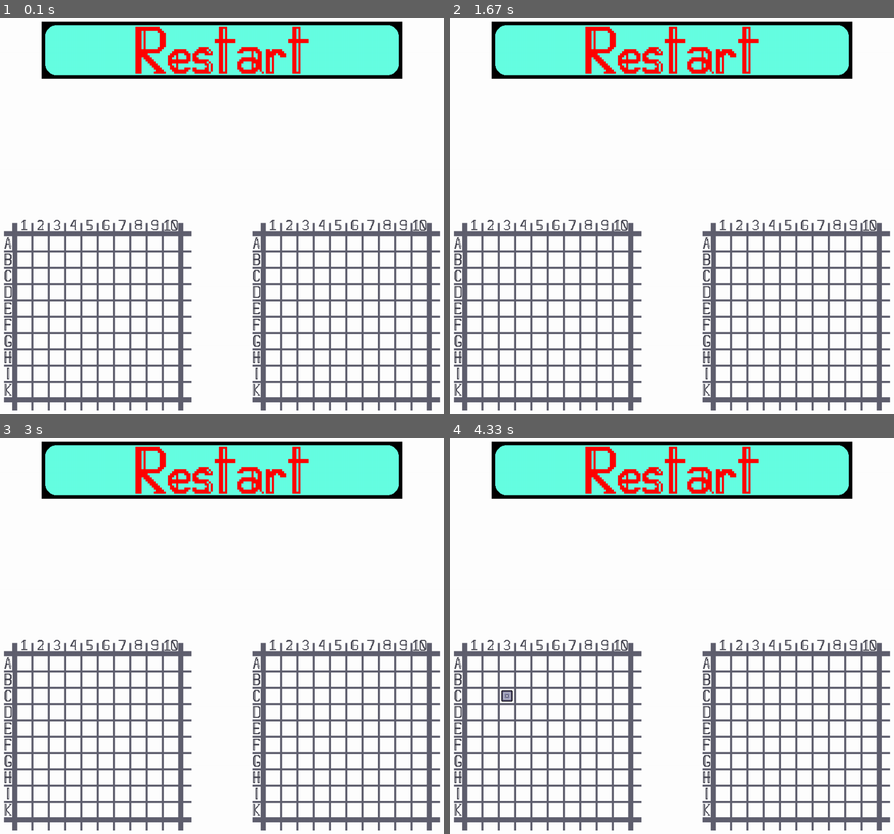
Above: before the commit, frames 1-4 (two rows, left to right).
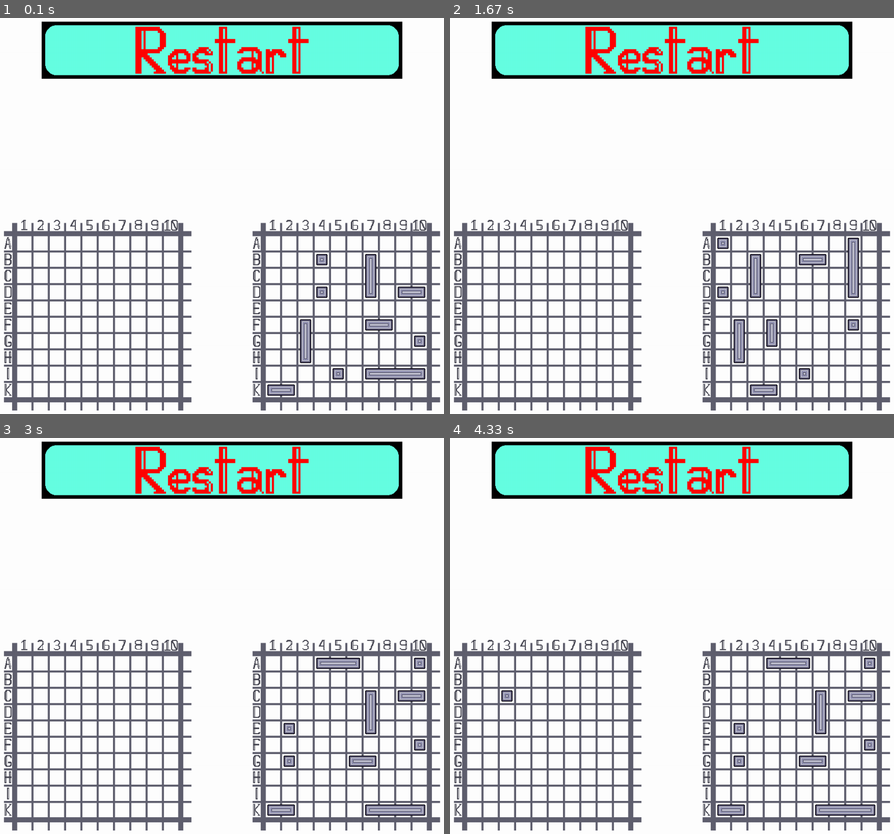
Above: after the commit, the same moments.

Repository: Alan-Bobrov/Battleship-with-pygame
Game: pygame game, started from main.py
Same seed, same stepped clock (60 frames per second), same inputs: the game is played once before the commit and once after it.
Inputs (mouse positions are in pixels of both pictures, inside the frame that each line leads up to):
- Up to frame 1 (0.1 s): no input
- Up to frame 2 (1.67 s): click (472, 243) at 0.38 s; click (672, 57) at 0.72 s; click (507, 330) at 1.05 s; click (534, 53) at 1.38 s
- Up to frame 3 (3 s): click (230, 489) at 1.72 s; click (222, 477) at 2.55 s; click (137, 493) at 2.88 s
- Up to frame 4 (4.33 s): click (503, 687) at 3.72 s

The runs differ from the first frame. In frame 1, 1.8% of the frame differs, in the area x 60-96%, y 59-96%; in frame 2, 1.8%; in frame 3, 1.8%, in the area x 60-96%, y 55-96%; in frame 4, 1.8%.

Commit message:
Update game.py

Diff:
--- a/game.py
+++ b/game.py
@@ -41,7 +41,7 @@
         # field print
         screen.blit(FieldImg, (0, 0))
         player_field.pr_all(screen, print_ships=True)
-        bot_field.pr_all(screen, print_ships=False)
+        bot_field.pr_all(screen, print_ships=True)
 
         # put clear button on the screen
         screen.blit(RestartImg, (0, 0))
@@ -131,7 +131,7 @@
                                 coords = bot_ob.fire(player_comp_field) # x y
 
                                 # the bot makes a move on the place that he has chosen in advance
-                                bot_move = s.fire(player_comp_field, (coords[1], coords[0]))
+                                bot_move = s.fire(player_comp_field, (coords[0], coords[1]))
                                 player_field.synchronize(coords[0], coords[1])
                                 player_field.synchronize(coords[0], coords[1], player_comp_field)
                                 sleep(0.125)
